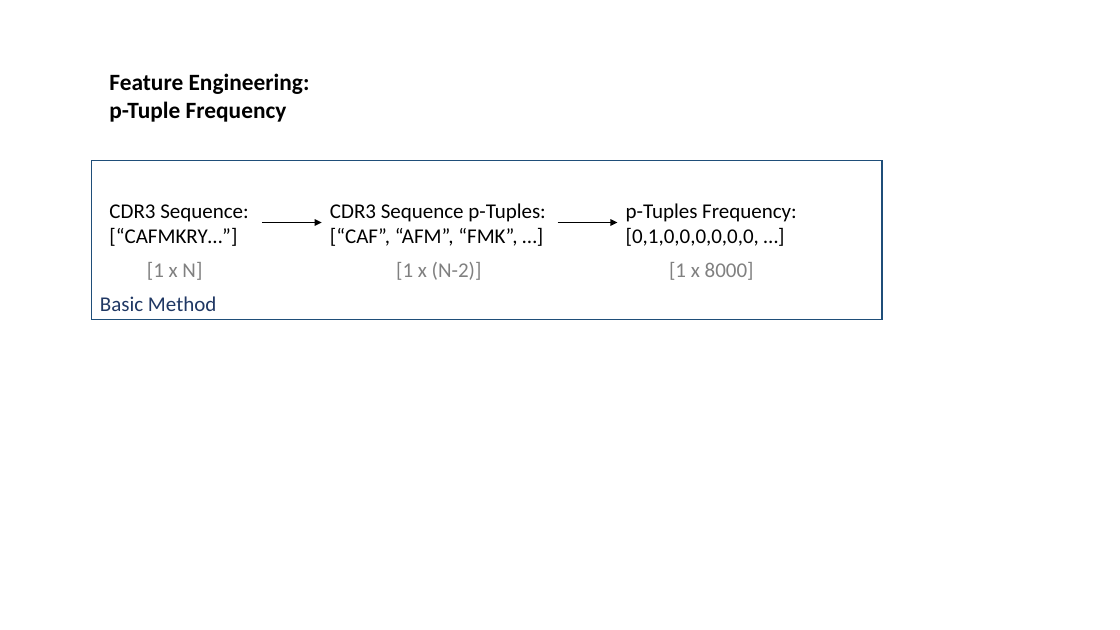
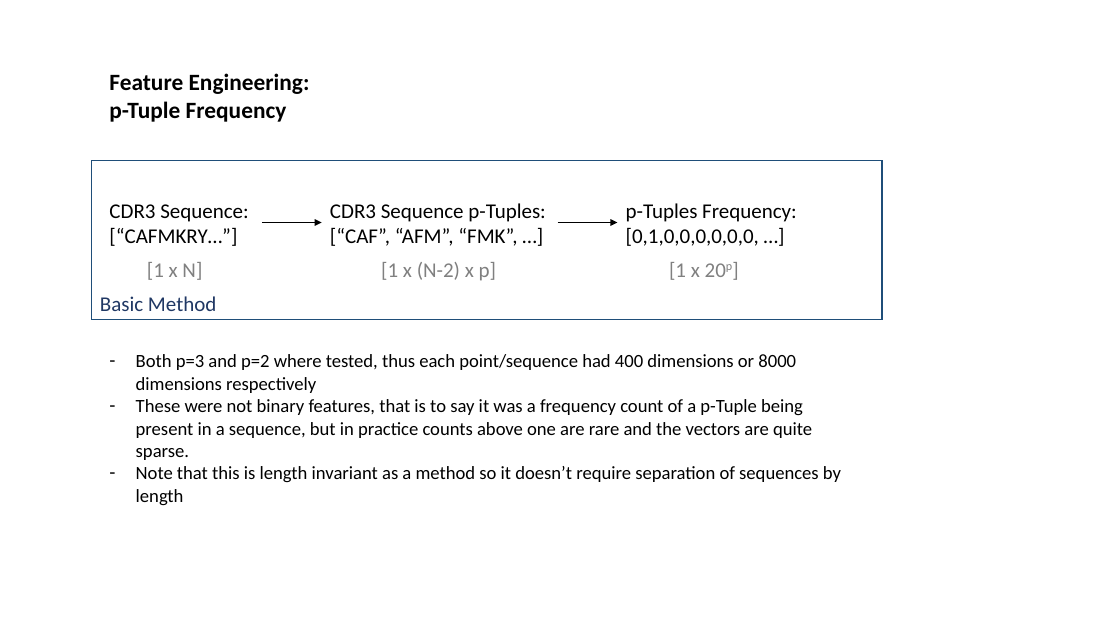
Before and after one commit to innate2adaptive/tcRIP, a slide deck: slide 12 of presentations/algorithm_overview.pptx (slide 3 before the commit). Drawn at 1120x630 pixels with LibreOffice and Linux fonts; fonts in the diff are those of the drawing. Boxes give left, top, right and bottom in pixels: in the first picture for what was removed or moved away, otherwise in the second. Text is boxed around its words. In the diff, an @@ line names an element or a change of style, - is before the commit and + after.

Commit message:
length invariant added

```diff
--- a/presentations/algorithm_overview.pptx
+++ b/presentations/algorithm_overview.pptx
@@ text at [381, 262, 496, 281]: text changed @@
-[1 x (N-2)]
+[1 x (N-2) x p]
@@ text at [669, 262, 700, 280]: text changed @@
-[1 x 8000]
+[1 x 20p]
@@ text added at [136, 354, 841, 506], 16 pt, text #000000 @@
+– Both p=3 and p=2 where tested, thus each point/sequence had 400 dimensions or 8000 dimensions respectively
+– These were not binary features, that is to say it was a frequency count of a p-Tuple being present in a sequence, but in practice counts above one are rare and the vectors are quite sparse.
+– Note that this is length invariant as a method so it doesn’t require separation of sequences by length
```
Also in this commit, not shown: 2 other slides changed, 12 slides added, 1 slide removed, 4 other files.
